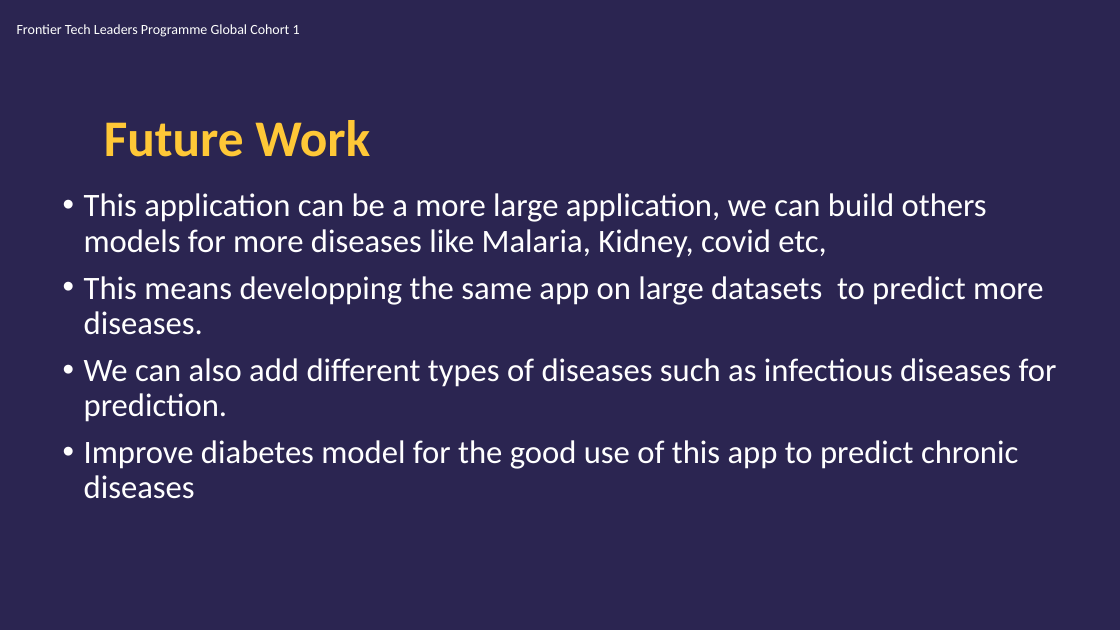
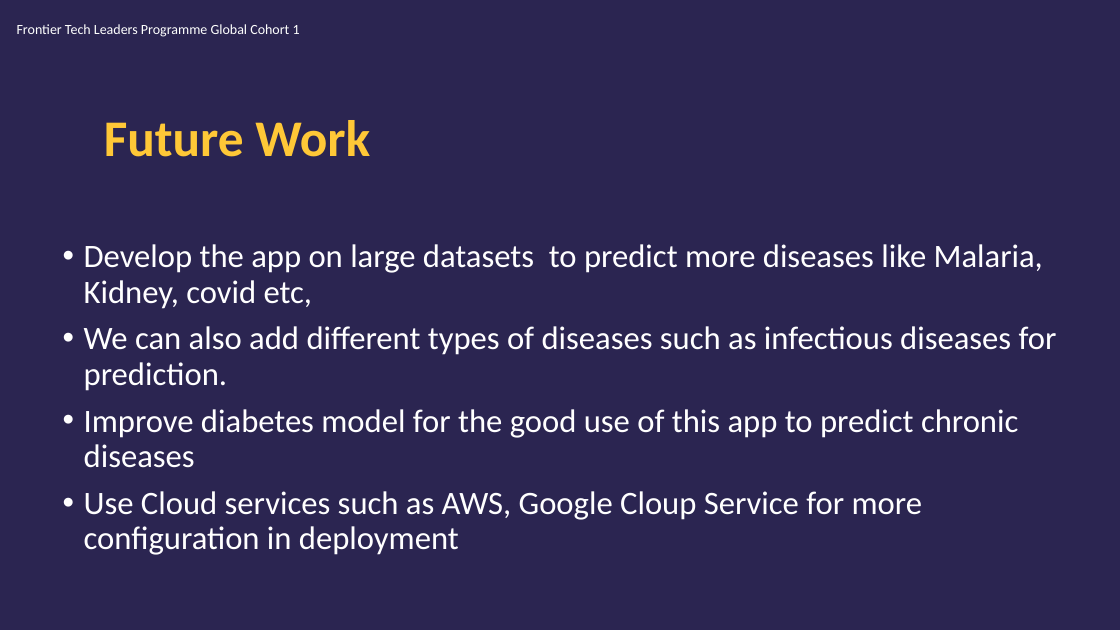
Before and after one commit to edasaruhan/Assingment_ML_kili66, a slide deck: slide 14 of Mariam_Jury_Presentation.pptx. Drawn at 1120x630 pixels with LibreOffice and Linux fonts; fonts in the diff are those of the drawing; background and template pictures are left out. Boxes give left, top, right and bottom in pixels: in the first picture for what was removed or moved away, otherwise in the second. Text is boxed around its words. In the diff, an @@ line names an element or a change of style, - is before the commit and + after.

```diff
--- a/Mariam_Jury_Presentation.pptx
+++ b/Mariam_Jury_Presentation.pptx
@@ text at box(84, 244, 1043, 309): text changed @@
-• This application can be a more large application, we can build others models for more diseases like Malaria, Kidney, covid etc,
-• This means developping the same app on large datasets to predict more diseases.
+• Develop the app on large datasets to predict more diseases like Malaria, Kidney, covid etc,
@@ text at box(84, 491, 922, 555): paragraph added @@
+• Use Cloud services such as AWS, Google Cloup Service for more configuration in deployment
```
Also in this commit, not shown: 1 other slide changed.
